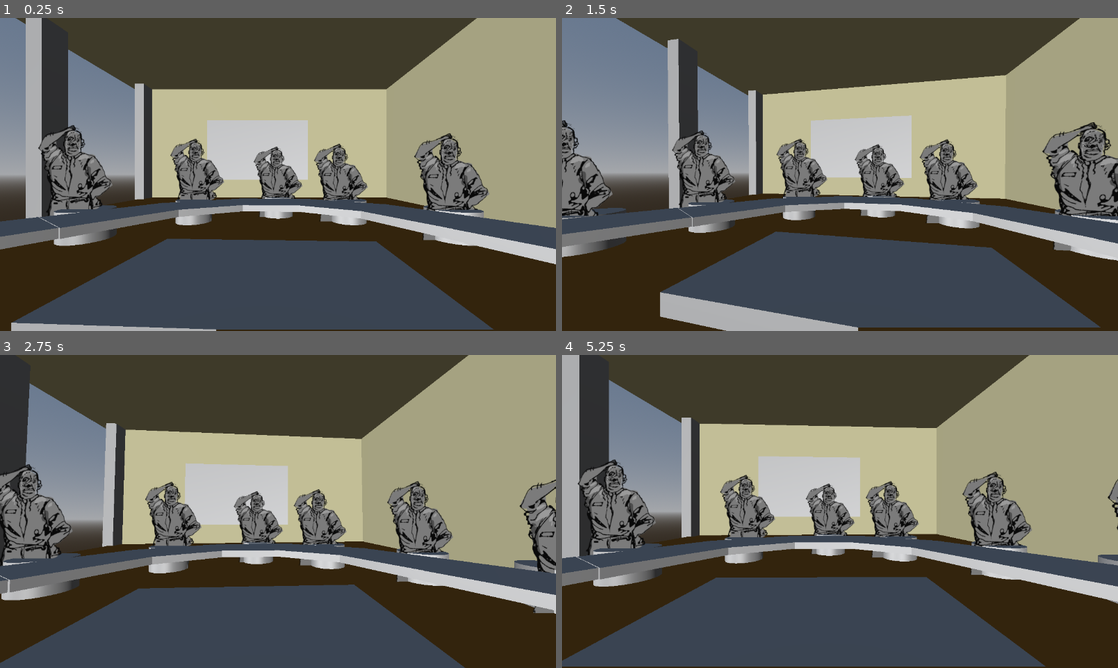
Above: before the commit, frames 1-4 (two rows, left to right).
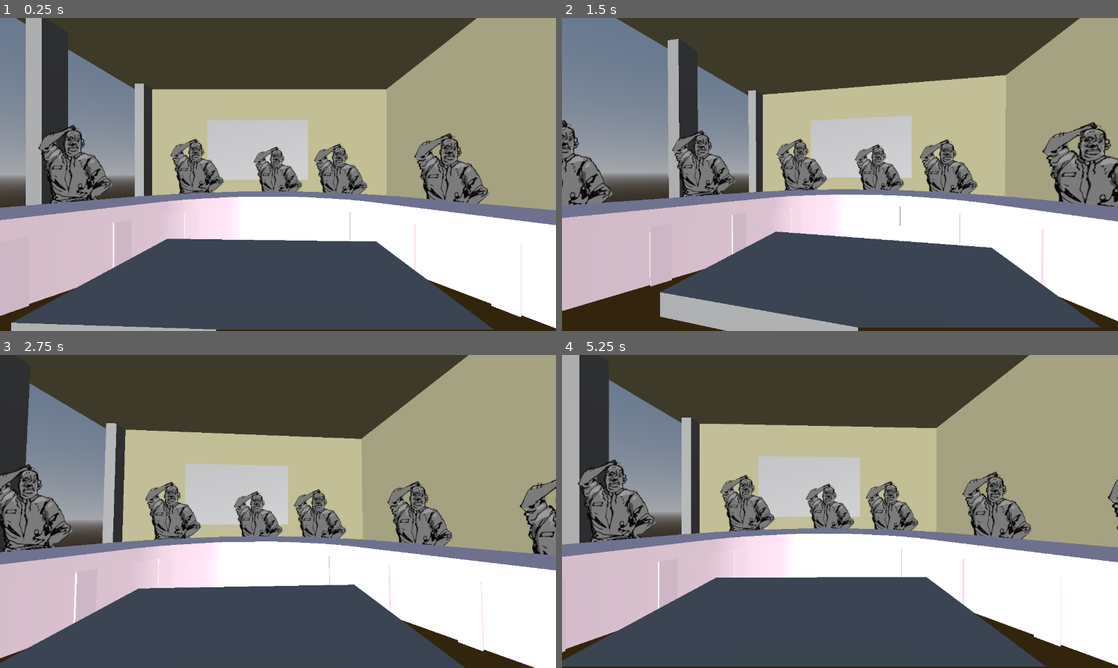
Above: after the commit, the same moments.

Repository: DebugCookie/FIB_GameJam
Game: Godot game, scene res://maxTestScene.tscn
The game is run twice, just before and just after one commit, with the same random seed, the same clock (stepped at 60 frames per second) and the same inputs.
Inputs (mouse positions are in pixels of both pictures, inside the frame that each line leads up to):
- Up to frame 1 (0.25 s): no input
- Up to frame 2 (1.5 s): tap Enter (ui_accept) at 0.5, 0.77, 1.25 s; move the mouse to (867, 174) at 0.52 s; hold Up (ui_up) from 0.53 s (still down); click (867, 174) at 0.67 s; move the mouse to (812, 174) at 1.27 s
- Up to frame 3 (2.75 s): keep holding Up (ui_up); tap Enter (ui_accept) at 1.52, 2 s; move the mouse to (289, 505) at 2.02 s
- Up to frame 4 (5.25 s): keep holding Up (ui_up); tap Enter (ui_accept) at 2.75, 3.02, 3.5, 3.77, 4.25, 4.52 s; move the mouse to (834, 517) at 2.77 s; click (834, 517) at 2.92 s; move the mouse to (878, 514) at 3.52 s; move the mouse to (795, 508) at 4.27 s; move the mouse to (845, 511) at 5.02 s; click (845, 511) at 5.17 s

The runs differ from the first frame. In frame 1, 22% of the frame differs, in the area x 0-100%, y 55-100%; in frame 2, 22%; in frame 3, 22%, in the area x 0-100%, y 57-100%; in frame 4, 22%.

Commit message:
Added table

Diff:
--- a/maxTestScene.tscn
+++ b/maxTestScene.tscn
@@ -5,6 +5,7 @@
 [ext_resource type="Material" uid="uid://brmrk5kgdgk5b" path="res://Materials/M_Wall.tres" id="3_nhr8d"]
 [ext_resource type="Texture2D" uid="uid://bjucx6bb3xm2j" path="res://Art Assets/2d/characters/Richard.png" id="4_6hq1p"]
 [ext_resource type="Shader" uid="uid://r0uka4i5e0rn" path="res://Art Assets/PixelShader.gdshader" id="5_2ma1t"]
+[ext_resource type="PackedScene" uid="uid://dtk0f1owdt8m8" path="res://Art Assets/3D/SM_Table.glb" id="6_dvp7v"]
 
 [sub_resource type="ProceduralSkyMaterial" id="ProceduralSkyMaterial_n20ym"]
 
@@ -16,8 +17,6 @@
 sky = SubResource("Sky_l0xq5")
 
 [sub_resource type="PlaneMesh" id="PlaneMesh_eugri"]
-
-[sub_resource type="BoxMesh" id="BoxMesh_l0xq5"]
 
 [sub_resource type="BoxMesh" id="BoxMesh_eugri"]
 size = Vector3(1, 1, 1.1166992)
@@ -88,34 +87,6 @@
 material_override = ExtResource("3_nhr8d")
 mesh = SubResource("PlaneMesh_eugri")
 
-[node name="BigTableSection" type="MeshInstance3D" parent="SubViewportContainer/SubViewport" unique_id=1758762916]
-transform = Transform3D(0.002905508, 0, 0.108521916, 0, 0.007782675, 0, -0.068360426, 0, 0.004612482, -0.006332211, -0.041886076, -0.28583416)
-mesh = SubResource("BoxMesh_l0xq5")
-
-[node name="BigTableSection3" type="MeshInstance3D" parent="SubViewportContainer/SubViewport" unique_id=1209113399]
-transform = Transform3D(0.036696456, 0, 0.091676496, 0, 0.007782676, 0, -0.057749104, 0, 0.05825548, 0.0758853, -0.041886076, -0.25872004)
-mesh = SubResource("BoxMesh_l0xq5")
-
-[node name="BigTableSection4" type="MeshInstance3D" parent="SubViewportContainer/SubViewport" unique_id=559949221]
-transform = Transform3D(0.060654618, 0, 0.050266437, 0, 0.0077826767, 0, -0.03166396, 0, 0.096288964, 0.1322093, -0.041886076, -0.19745114)
-mesh = SubResource("BoxMesh_l0xq5")
-
-[node name="BigTableSection6" type="MeshInstance3D" parent="SubViewportContainer/SubViewport" unique_id=879081608]
-transform = Transform3D(0.060654618, 0, 0.050266437, 0, 0.0077826767, 0, -0.03166396, 0, 0.096288964, 0.17727572, -0.041886076, -0.10967514)
-mesh = SubResource("BoxMesh_l0xq5")
-
-[node name="BigTableSection2" type="MeshInstance3D" parent="SubViewportContainer/SubViewport" unique_id=452402307]
-transform = Transform3D(-0.03166397, 0, 0.09628897, 0, 0.007782676, 0, -0.060654614, 0, -0.05026643, -0.08882737, -0.041886076, -0.26808193)
-mesh = SubResource("BoxMesh_l0xq5")
-
-[node name="BigTableSection5" type="MeshInstance3D" parent="SubViewportContainer/SubViewport" unique_id=368422342]
-transform = Transform3D(-0.057749107, 0, 0.05825548, 0, 0.0077826767, 0, -0.036696453, 0, -0.09167649, -0.15466893, -0.041886076, -0.20906691)
-mesh = SubResource("BoxMesh_l0xq5")
-
-[node name="BigTableSection7" type="MeshInstance3D" parent="SubViewportContainer/SubViewport" unique_id=444533881]
-transform = Transform3D(-0.057749107, 0, 0.05825548, 0, 0.0077826767, 0, -0.036696453, 0, -0.09167649, -0.2143795, -0.041886076, -0.11777987)
-mesh = SubResource("BoxMesh_l0xq5")
-
 [node name="FrontTable" type="MeshInstance3D" parent="SubViewportContainer/SubViewport" unique_id=1682725433]
 transform = Transform3D(0.002905508, 0, 0.108521916, 0, 0.007782675, 0, -0.068360426, 0, 0.004612482, -0.006332211, -0.041886076, -0.08386652)
 mesh = SubResource("BoxMesh_eugri")
@@ -219,9 +190,13 @@
 texture = ExtResource("4_6hq1p")
 
 [node name="PixelShader" type="MeshInstance3D" parent="SubViewportContainer/SubViewport" unique_id=1699253788]
+visible = false
 material_override = SubResource("ShaderMaterial_dvp7v")
 extra_cull_margin = 16384.0
 mesh = SubResource("QuadMesh_ecnap")
 
 [node name="DirectionalLight3D2" type="DirectionalLight3D" parent="SubViewportContainer/SubViewport" unique_id=877355216]
 transform = Transform3D(1, 0, 0, 0, 0.99493486, -0.10052219, 0, 0.10052219, 0.99493486, 0, 0, 0)
+
+[node name="SM_Table" parent="." unique_id=720567682 instance=ExtResource("6_dvp7v")]
+transform = Transform3D(0.095, 0, 0, 0, 0.095, 0, 0, 0, 0.095, -0.009925753, -0.08948563, -0.162295)
Binary file added: Art Assets/3D/SM_Table.glb
Not shown, added: Art Assets/3D/SM_Table.glb.import
